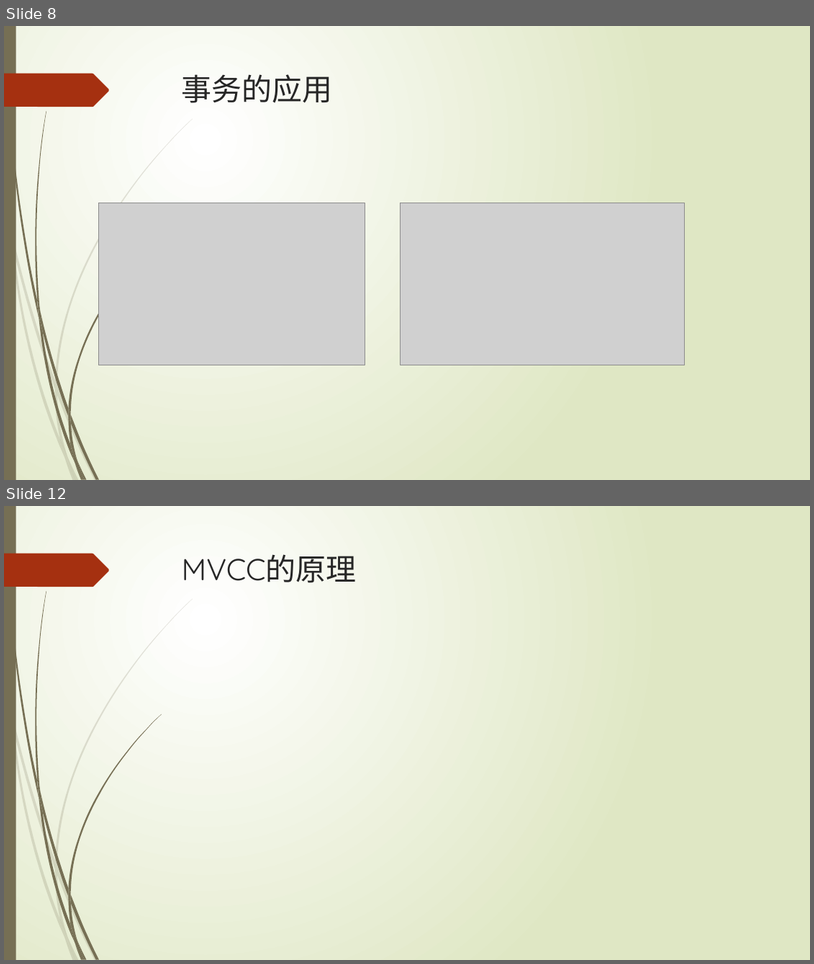
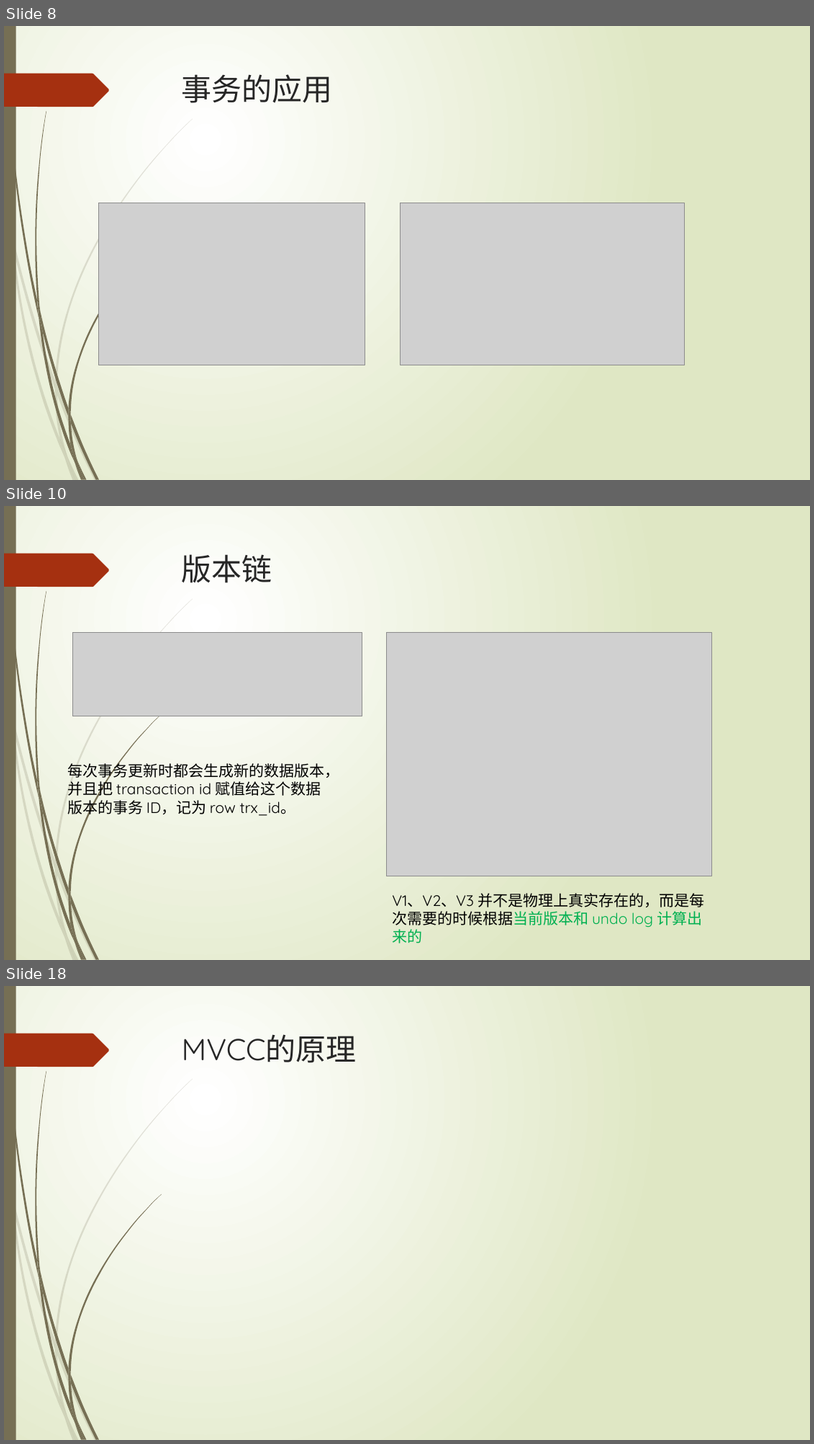
Before and after one commit to TopSpoofer/learning, a slide deck: mysql/mysql的事务实现.pptx. Shown one above the other, each under a label of ours: slides 8 and 12 before the commit, slides 8, 10 and 18 after it; the slides between them are not shown. The pictures are 814x964 and 814x1444 pixels, drawn with LibreOffice and Linux fonts; fonts in the diff are those of the drawing; grey boxes stand for pictures. Boxes give left, top, right and bottom in pixels: in the first picture for what was removed or moved away, otherwise in the second. Text is boxed around its words. In the diff, an @@ line names an element or a change of style, - is before the commit and + after.

Commit message:
完善mysql事务ppt

```diff
--- a/mysql/mysql的事务实现.pptx
+++ b/mysql/mysql的事务实现.pptx
@@ slide 10 added at <box>4,506,810,960</box>, background gradient #FFFFFF to #DFE8C4; not listed: 24 template elements that a slide beside it also shows @@
@@ title added at <box>182,554,273,583</box>, 36 pt, text #262626 @@
+版本链
@@ picture added at <box>72,632,362,716</box> @@
@@ picture added at <box>386,632,712,875</box> @@
@@ text added at <box>67,761,340,816</box>, 18 pt, text #000000 @@
+每次事务更新时都会生成新的数据版本，并且把 transaction id 赋值给这个数据版本的事务 ID，记为 row trx_id。
@@ text added at <box>392,893,705,943</box>, 18 pt, text #000000 @@
+V1、V2、V3 并不是物理上真实存在的，而是每次需要的时候根据当前版本和 undo log 计算出来的
@@ what was slide 12 is now slide 18 @@
```
Also in this commit, not shown: 3 slides changed, 5 other slides added.
